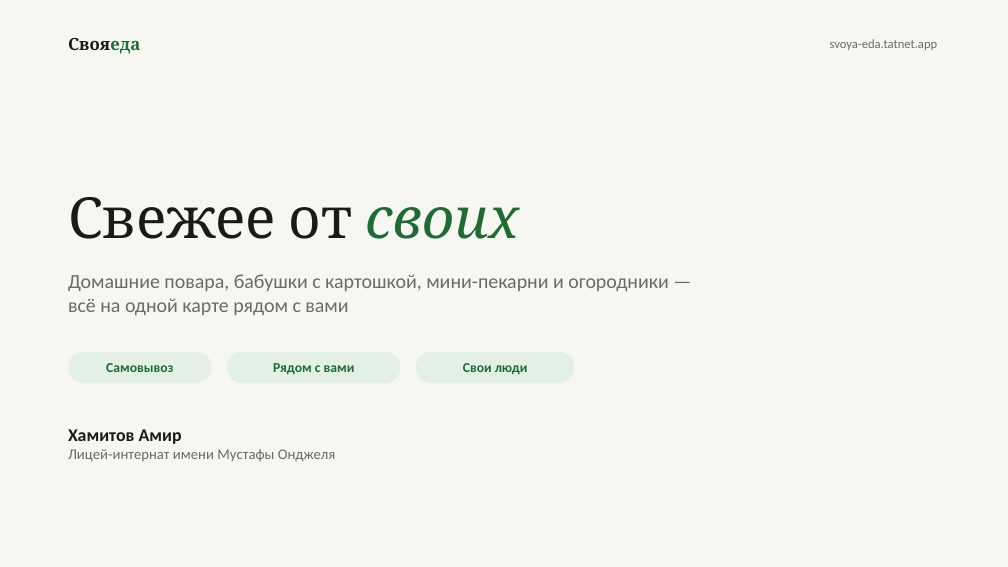
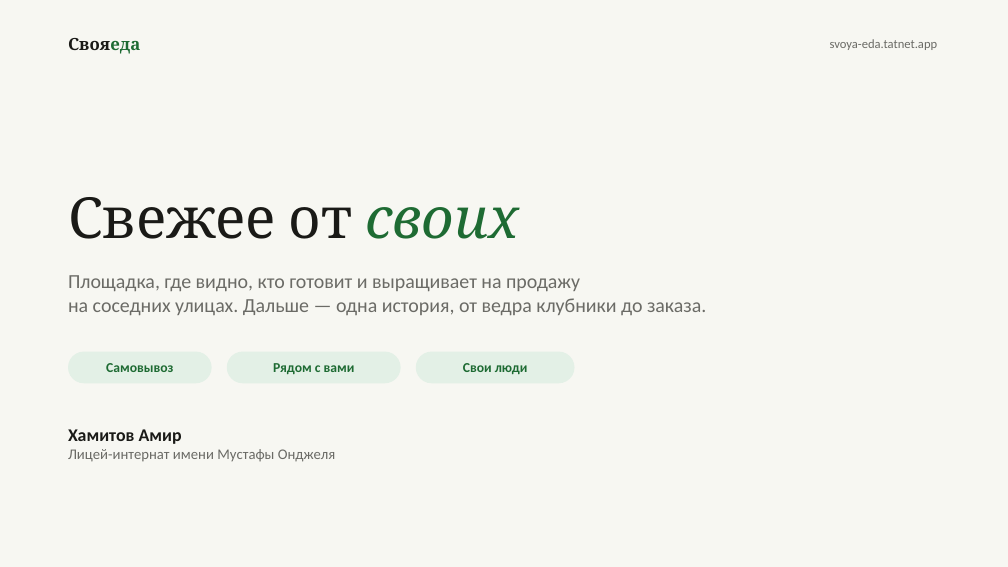
Before and after one commit to amirfazulen-byte/project, a slide deck: slide 1 of deck/СвояЕда.pptx. Drawn at 1008x567 pixels with LibreOffice and Linux fonts; fonts in the diff are those of the drawing. Boxes give left, top, right and bottom in pixels: in the first picture for what was removed or moved away, otherwise in the second. Text is boxed around its words. In the diff, an @@ line names an element or a change of style, - is before the commit and + after.

```diff
--- a/deck/СвояЕда.pptx
+++ b/deck/СвояЕда.pptx
@@ text at (68, 275, 706, 315): text changed @@
-Домашние повара, бабушки с картошкой, мини-пекарни и огородники —
-всё на одной карте рядом с вами
+Площадка, где видно, кто готовит и выращивает на продажу
+на соседних улицах. Дальше — одна история, от ведра клубники до заказа.
```
Also in this commit, not shown: 4 other slides changed, 6 other files.
